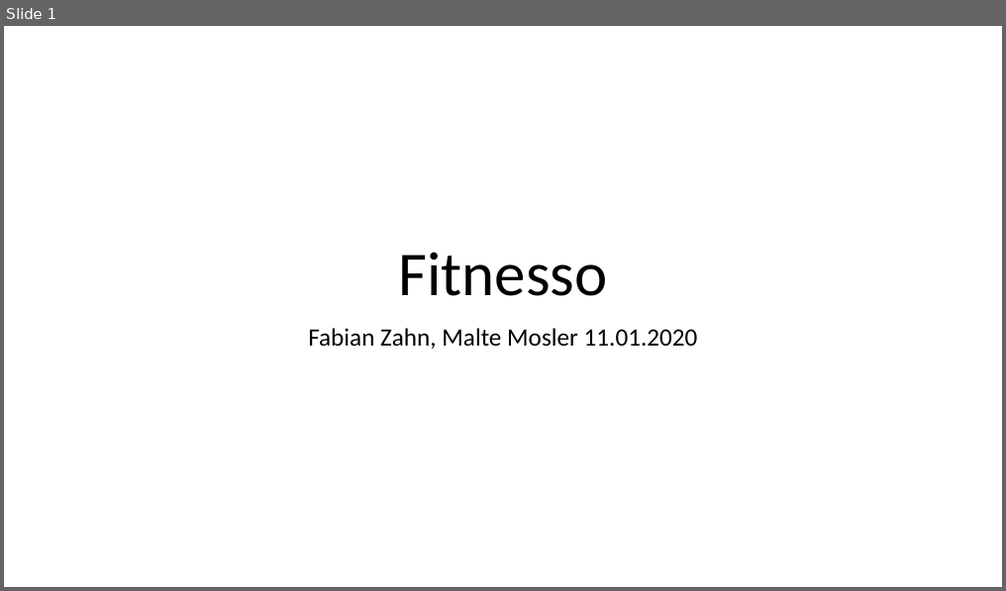
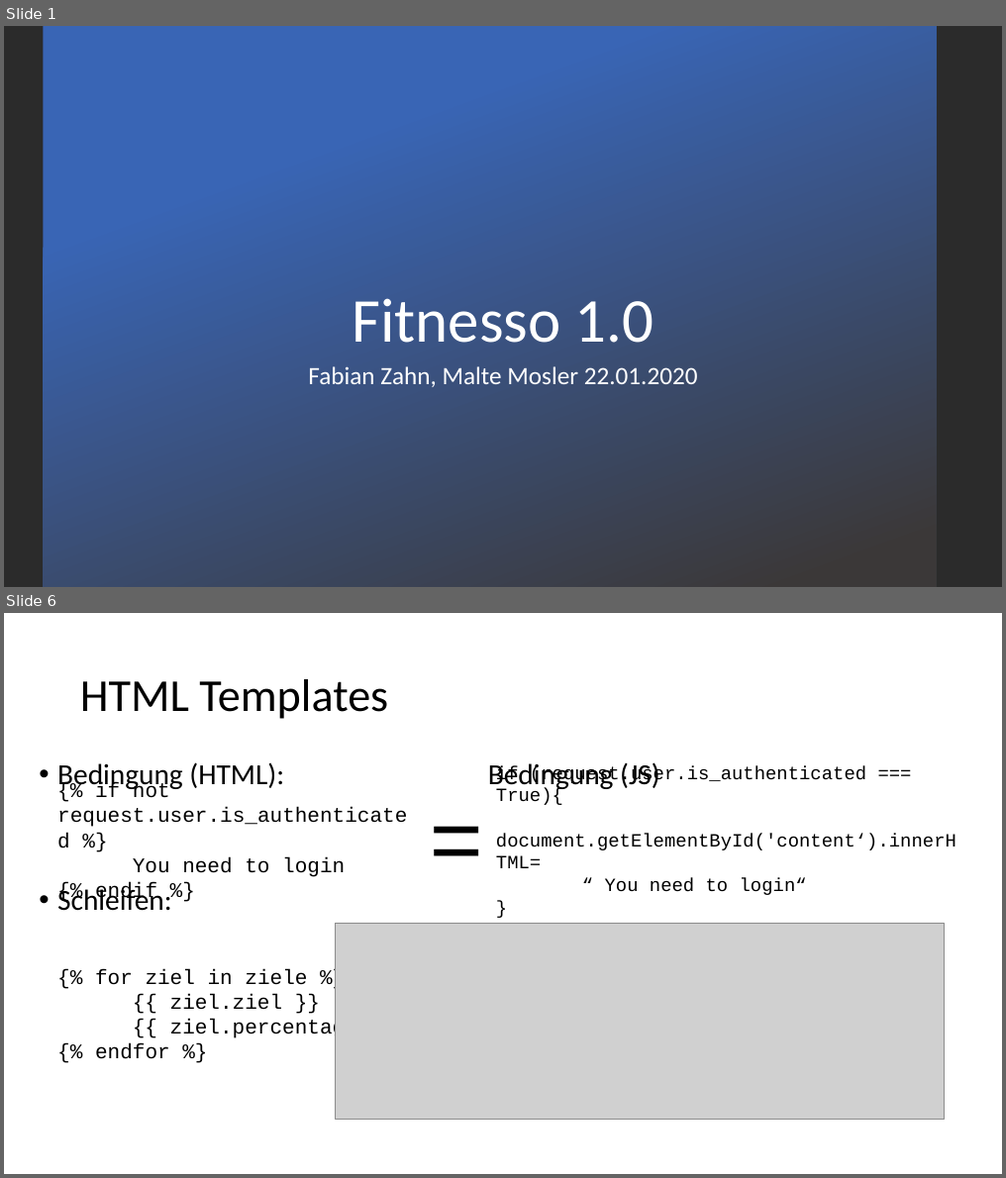
Before and after one commit to maltemosler/Fitnesso, a slide deck: Kommentare/PPP/PPP-Fitnesso.pptx. Shown one above the other, each under a label of ours: slide 1 before the commit, slides 1 and 6 after it; the slides between them are not shown. The pictures are 1006x591 and 1006x1178 pixels, drawn with LibreOffice and Linux fonts; fonts in the diff are those of the drawing; grey boxes stand for pictures; background and template pictures are left out; a plain dark background stands for a picture behind light text. Boxes give left, top, right and bottom in pixels: in the first picture for what was removed or moved away, otherwise in the second. Text is boxed around its words. In the diff, an @@ line names an element or a change of style, - is before the commit and + after.

```diff
--- a/Kommentare/PPP/PPP-Fitnesso.pptx
+++ b/Kommentare/PPP/PPP-Fitnesso.pptx
@@ slide 6 added at bbox=[4, 613, 1002, 1174], background #FFFFFF @@
@@ title added at bbox=[80, 679, 388, 719], 44 pt, text #000000 @@
+HTML Templates
@@ text added at bbox=[57, 762, 660, 792], 28 pt, text #000000 @@
+• Bedingung (HTML): Bedingung (JS)
+• Schleifen:
@@ text added at bbox=[57, 782, 407, 904], 20 pt, text #000000 @@
+{% if not request.user.is_authenticated %}
+You need to login
+{% endif %}
@@ text added at bbox=[430, 780, 475, 891], 88 pt, text #000000 @@
+=
@@ text added at bbox=[496, 765, 956, 895], 18 pt, text #000000 @@
+if (request.user.is_authenticated === True){
+document.getElementById('content‘).innerHTML=
+“ You need to login“
+}
@@ picture added at bbox=[336, 923, 945, 1120] @@
@@ text added at bbox=[95, 969, 357, 1059], 20 pt, text #000000 @@
+{% for ziel in ziele %}
+{{ ziel.ziel }}
+{{ ziel.percentage }}
+{% endfor %}
@@ slide 1 changed as well @@
@@ background #FFFFFF to picture (left out) @@
@@ rectangle added at bbox=[43, 26, 936, 587], fill gradient #3965B5 to #3B3838 @@
@@ title at bbox=[351, 298, 654, 343]: text changed; text colour #000000 to #FFFFFF @@
-Fitnesso
+Fitnesso 1.0
@@ subtitle at bbox=[308, 367, 698, 387]: text changed; text colour #000000 to #FFFFFF @@
-Fabian Zahn, Malte Mosler 11.01.2020
+Fabian Zahn, Malte Mosler 22.01.2020
```
Also in this commit, not shown: 11 other slides added, 14 other files.
